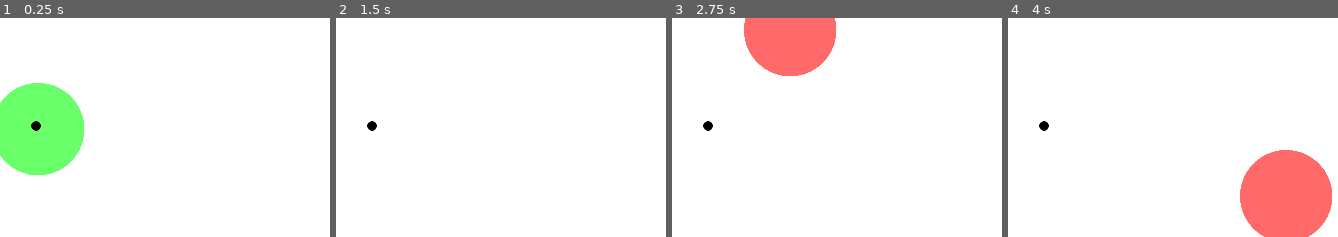
Above: before the commit, frames 1-4 (left to right).
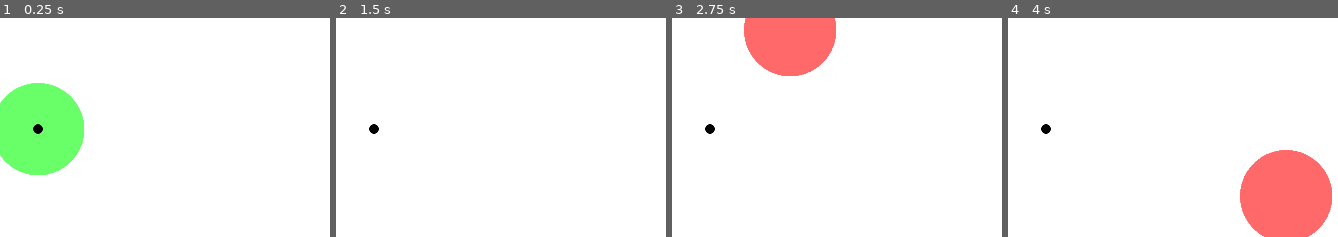
Above: after the commit, the same moments.

Repository: adsuttman/GBGJ1
Game: Godot game, scene res://timer_mode.tscn
Two runs of this game, one before a commit and one after it. Both use one fixed random seed, a clock stepped at 60 frames per second and the inputs below. This scene is started directly instead of the project's main scene.
Inputs (mouse positions are % of the whole screen's width and height, from its top left):
- Up to frame 1 (0.25 s): no input
- Up to frame 2 (1.5 s): tap Enter at 0.5 s; move the mouse to (82, 43) at 0.52 s; click (82, 43) at 0.67 s; tap Space at 1.25 s; move the mouse to (32, 54) at 1.27 s; click (32, 54) at 1.42 s
- Up to frame 3 (2.75 s): tap Enter at 2 s; move the mouse to (68, 26) at 2.02 s; click (68, 26) at 2.17 s
- Up to frame 4 (4 s): tap Space at 2.75 s; move the mouse to (50, 69) at 2.77 s; click (50, 69) at 2.92 s; tap Enter at 3.5 s; move the mouse to (92, 64) at 3.52 s; click (92, 64) at 3.67 s
The pictures show only the part of the screen within x 50-100%, y 23-73%; the shares and areas given below are measured in that part.

The runs differ from the first frame. In frame 1, 0.1% of the frame differs, in the area x 9-14%, y 47-53%; in frame 2, 0.1%; in frame 3, 0.1%; in frame 4, 0.1%.

Commit message:
added retry and return to main menu buttons to game over screen

Diff:
--- a/game.gd
+++ b/game.gd
@@ -11,8 +11,17 @@
 
 func display_game_over(score: String):
 	$GameOver/GameOverText/Score.text = "Your score was: " + score
+	$Pointer.hide()
 	$GameOver.show()
 
 
 func _on_ball_unfrozen() -> void:
 	game_started.emit()
+
+
+func _on_retry_pressed() -> void:
+	get_tree().reload_current_scene()
+
+
+func _on_return_pressed() -> void:
+	get_tree().change_scene_to_file("res://main_menu.tscn")
--- a/game.tscn
+++ b/game.tscn
@@ -33,6 +33,7 @@
 script = ExtResource("1_n41f6")
 
 [node name="PlayArea" type="Area2D" parent="."]
+visible = false
 priority = 2.0
 gravity = 5.0
 
@@ -48,6 +49,7 @@
 uv = PackedVector2Array(300, 200, 0, 720, 1280, 720, 1280, 0)
 
 [node name="Pointer" parent="." node_paths=PackedStringArray("ball") instance=ExtResource("1_hpxoc")]
+position = Vector2(640, 360)
 ball = NodePath("../Ball")
 
 [node name="Boundaries" type="StaticBody2D" parent="."]
@@ -74,11 +76,10 @@
 
 [node name="Ball" parent="." instance=ExtResource("2_oupdh")]
 z_index = 1
-position = Vector2(637, 355)
+position = Vector2(640, 360)
 
 [node name="GameOver" type="Control" parent="."]
 visible = false
-top_level = true
 layout_mode = 3
 anchors_preset = 0
 offset_right = 1280.0
@@ -116,4 +117,31 @@
 text = "Your score was: Placeholder"
 label_settings = SubResource("LabelSettings_7h8eb")
 
+[node name="Options" type="VFlowContainer" parent="GameOver"]
+layout_direction = 2
+layout_mode = 1
+anchors_preset = -1
+anchor_left = 0.5
+anchor_top = 0.765278
+anchor_right = 0.5
+anchor_bottom = 0.765278
+offset_left = -117.0
+offset_top = -31.0
+offset_right = 117.0
+grow_horizontal = 2
+grow_vertical = 0
+metadata/_edit_use_anchors_ = true
+
+[node name="Retry" type="Button" parent="GameOver/Options"]
+layout_mode = 2
+mouse_default_cursor_shape = 2
+text = "Retry"
+
+[node name="Return" type="Button" parent="GameOver/Options"]
+layout_mode = 2
+mouse_default_cursor_shape = 2
+text = "Return to Main Menu"
+
 [connection signal="unfrozen" from="Ball" to="." method="_on_ball_unfrozen"]
+[connection signal="pressed" from="GameOver/Options/Retry" to="." method="_on_retry_pressed"]
+[connection signal="pressed" from="GameOver/Options/Return" to="." method="_on_return_pressed"]
--- a/timer_mode.tscn
+++ b/timer_mode.tscn
@@ -8,8 +8,6 @@
 
 [node name="TimerMode" type="Node2D"]
 script = ExtResource("1_4vmpo")
-
-[node name="Game" parent="." instance=ExtResource("1_ror56")]
 
 [node name="UI" type="Control" parent="."]
 top_level = true
@@ -35,6 +33,8 @@
 0 seconds"
 label_settings = SubResource("LabelSettings_j6bhq")
 
+[node name="Game" parent="." instance=ExtResource("1_ror56")]
+
 [node name="Timer" type="Timer" parent="."]
 process_callback = 0
 
